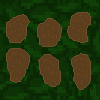
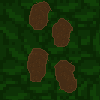
Layered file, before and after one edit (100×100). Changes by layer:
painted on "road" over [6, 1, 91, 93]
